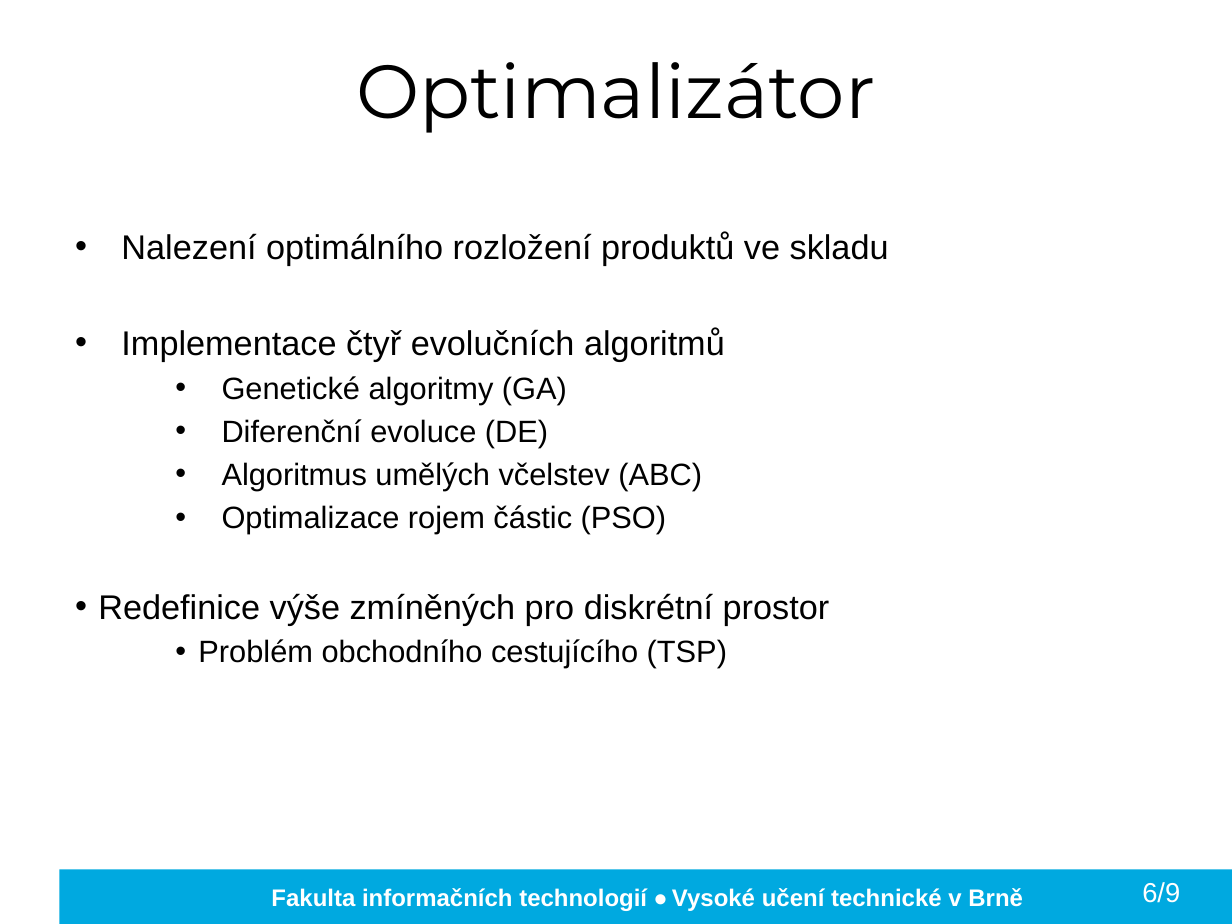
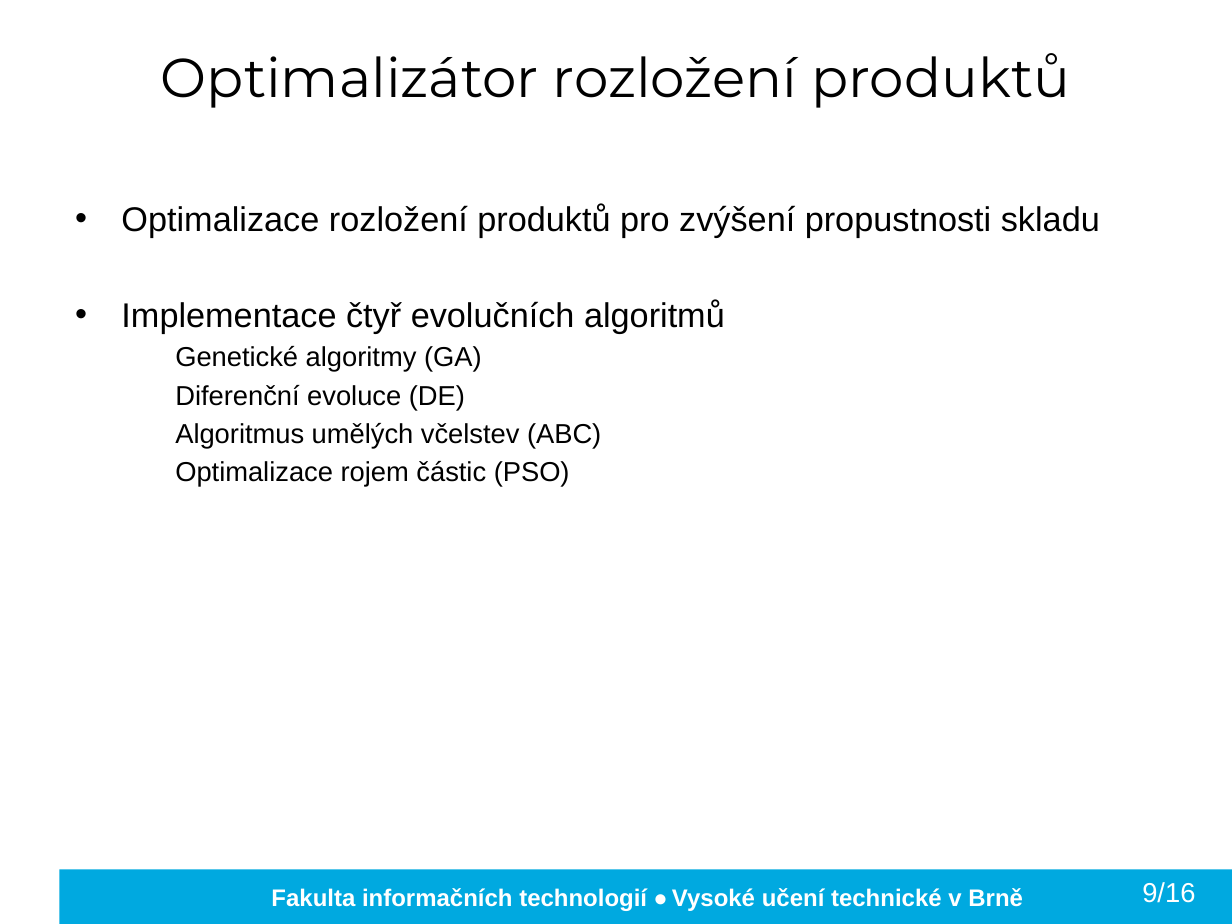
Before and after one commit to kocica/warehouse-manager, a slide deck: slide 10 of doc/xkocic01.pptx. Drawn at 1232x924 pixels with LibreOffice and Linux fonts; fonts in the diff are those of the drawing; background and template pictures are left out. Boxes give left, top, right and bottom in pixels: in the first picture for what was removed or moved away, otherwise in the second. Text is boxed around its words. In the diff, an @@ line names an element or a change of style, - is before the commit and + after.

```diff
--- a/doc/xkocic01.pptx
+++ b/doc/xkocic01.pptx
@@ title at (161,53,1070,108): text changed; size 44 to 32 pt @@
-Optimalizátor
+Optimalizátor rozložení produktů
@@ text "Optimalizace rozložení produktů pro zvýšení ...": place and size @@
-text "Optimalizace rozložení produktů pro zvýšení ..." at (98,232,889,668)
+text "Optimalizace rozložení produktů pro zvýšení ..." at (121,203,1100,487)
@@ text at (121,203,1100,237): text changed @@
-• Nalezení optimálního rozložení produktů ve skladu
+• Optimalizace rozložení produktů pro zvýšení propustnosti skladu
@@ text at (175,346,601,487): size 18 to 16 pt in "Genetické algoritmy (GA)", "Diferenční evoluce (DE)", "Algoritmus umělých včelstev (ABC)", "Optimalizace rojem částic (PSO)"; bullet • to none @@
@@ text at (98,593,830,668): paragraphs removed @@
-• Redefinice výše zmíněných pro diskrétní prostor
-  • Problém obchodního cestujícího (TSP)
@@ text at (1142,882,1195,903): text changed @@
-6/9
+9/16
```
Also in this commit, not shown: 10 other slides changed, 6 slides added, 3 slides removed, 1 other file.
